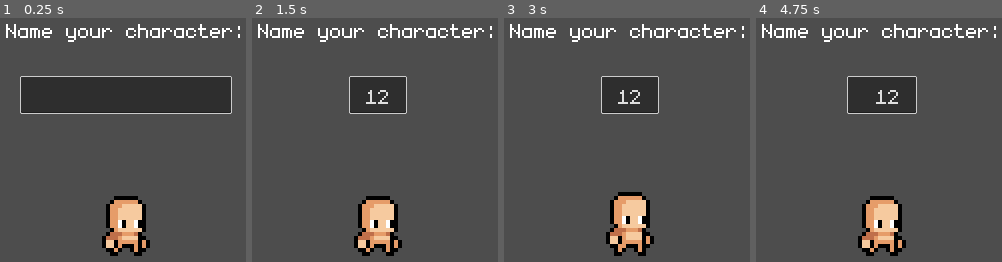
Above: before the commit, frames 1-4 (left to right).
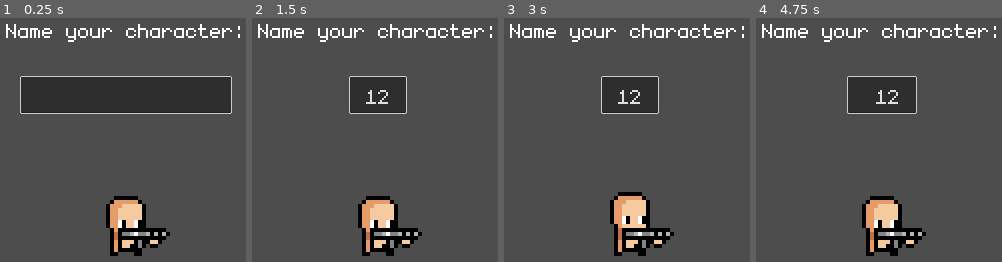
Above: after the commit, the same moments.

Repository: robcmills/godot-paintball
Game: Godot game, scene res://scenes/character_namer.tscn
The game is run twice, just before and just after one commit, with the same random seed, the same clock (stepped at 60 frames per second) and the same inputs. This scene is started directly instead of the project's main scene.
Inputs (mouse positions are in pixels of both pictures, inside the frame that each line leads up to):
- Up to frame 1 (0.25 s): no input
- Up to frame 2 (1.5 s): click (377, 96) at 0.52 s; type "12" at 0.6 s; tap Enter at 1.25 s; hold Up (move_up) from 1.28 s (still down); tap Shift (run) at 1.35 s
- Up to frame 3 (3 s): tap Shift (run) at 2.1, 2.85 s; release Up (move_up) at 2.78 s; hold Left (move_left) from 2.78 s (still down)
- Up to frame 4 (4.75 s): tap Shift (run) at 3.6, 4.35 s; tap Space at 4.25 s; release Left (move_left) at 4.28 s; hold Down (move_down) from 4.28 s (still down)

The runs differ from the first frame. In frame 1, 1.9% of the frame differs, in the area x 41-70%, y 86-96%; in frame 2, 1.9%; in frame 3, 1.8%; in frame 4, 1.9%.

Commit message:
Add Weapon enum

Diff:
--- a/scenes/hippo_sprite.tscn
+++ b/scenes/hippo_sprite.tscn
@@ -9919,7 +9919,6 @@
 y_sort_enabled = true
 sprite_frames = SubResource("SpriteFrames_oyjm1")
 animation = &"Human_ready"
-frame_progress = 0.504698
 
 [node name="Ears" type="AnimatedSprite2D" parent="."]
 visible = false
@@ -9932,6 +9931,7 @@
 animation = &"Human_idle"
 
 [node name="Arms" type="AnimatedSprite2D" parent="."]
+visible = false
 y_sort_enabled = true
 sprite_frames = SubResource("SpriteFrames_6yhop")
 animation = &"Human_idle"
@@ -9954,9 +9954,11 @@
 animation = &"Terminator_idle"
 
 [node name="Gun" type="AnimatedSprite2D" parent="."]
-visible = false
 y_sort_enabled = true
 position = Vector2(0, -12)
 sprite_frames = SubResource("SpriteFrames_nb0n4")
 animation = &"Bolt_climb_idle"
 offset = Vector2(0, 12)
+
+[node name="MuzzleMarker" type="Marker2D" parent="Gun"]
+position = Vector2(10, -1)
--- a/scripts/enums.gd
+++ b/scripts/enums.gd
@@ -50,3 +50,8 @@
 	READY,
 	RUN,
 }
+
+enum Weapon {
+	BOLT,
+	NONE,
+}
--- a/scripts/hippo_character.gd
+++ b/scripts/hippo_character.gd
@@ -6,7 +6,7 @@
 var cardinal := Enums.Cardinal.EAST
 
 func _ready() -> void:
-	sprite.equip_gun()
+	sprite.weapon = Enums.Weapon.BOLT
 
 func _physics_process(_delta):
 	var input_vector = Input.get_vector("move_left", "move_right", "move_up", "move_down")
--- a/scripts/hippo_sprite.gd
+++ b/scripts/hippo_sprite.gd
@@ -209,9 +209,12 @@
 		armorSprite.visible = false
 		helmetSprite.visible = false
 
-func equip_gun() -> void:
-	armsSprite.visible = false
-	gunSprite.visible = true
+@export var weapon := Enums.Weapon.BOLT:
+	set(new_weapon):
+		weapon = new_weapon
+		armsSprite.visible = new_weapon == Enums.Weapon.NONE
+		gunSprite.visible = new_weapon != Enums.Weapon.NONE
+
 
 func updateCardinal() -> void:
 	if cardinal in [Enums.Cardinal.EAST, Enums.Cardinal.WEST]:
Not shown, added: todo.md
